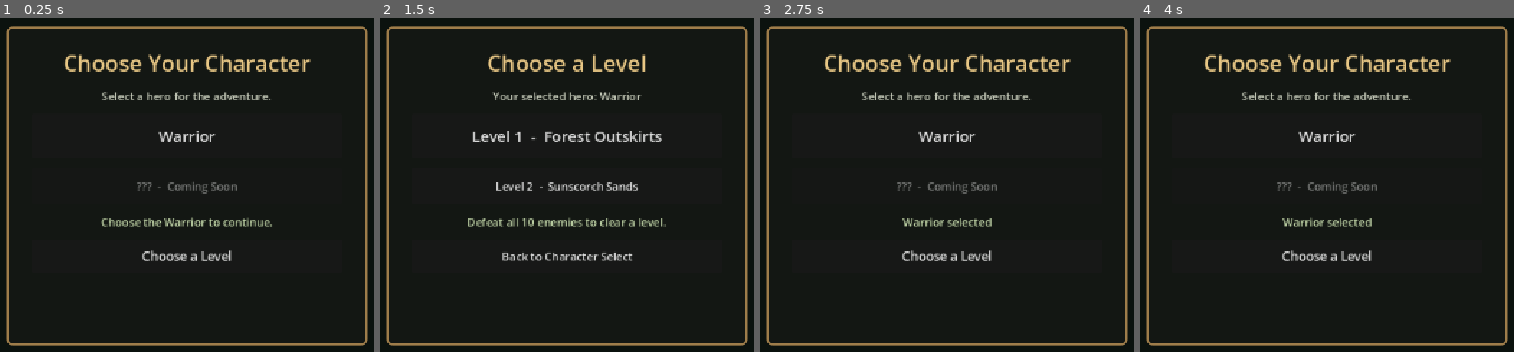
Above: before the commit, frames 1-4 (left to right).
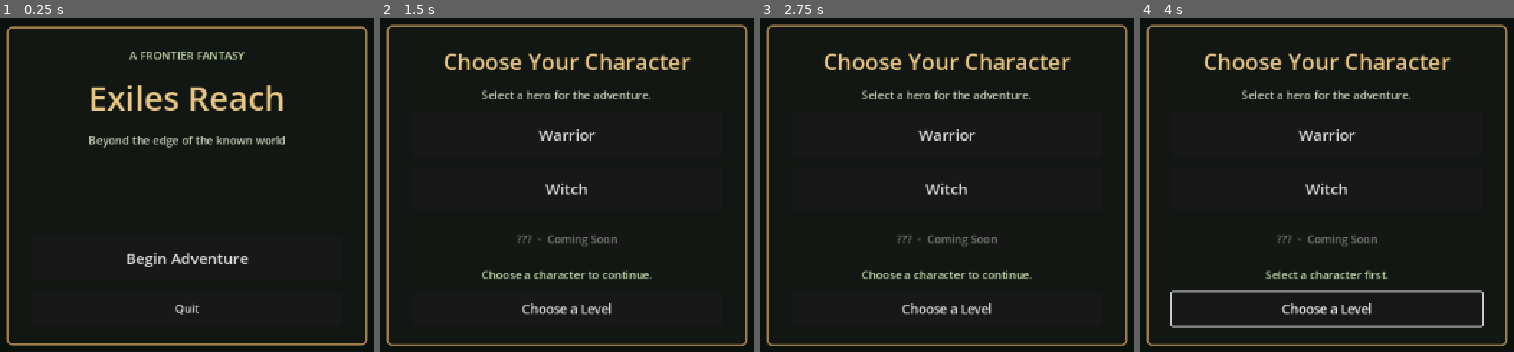
Above: after the commit, the same moments.

Repository: muyari/simple-game-godot
Game: Godot game, scene res://Menu.tscn
The game is run twice, just before and just after one commit, with the same random seed, the same clock (stepped at 60 frames per second) and the same inputs.
Inputs (mouse positions are in pixels of both pictures, inside the frame that each line leads up to):
- Up to frame 1 (0.25 s): no input
- Up to frame 2 (1.5 s): click (567, 134) at 0.5 s, where only the run before the commit has a clickable "Warrior"; click (567, 255) at 1.25 s, where only the run before the commit has a clickable "Choose a Level"
- Up to frame 3 (2.75 s): click (947, 255) at 2 s, where only the run before the commit has a clickable "Back to Character Select"
- Up to frame 4 (4 s): tap Enter (ui_accept) at 2.75, 3.77, 3.8 s; hold Right (ui_right) 2.78-3.53 s; hold Enter (ui_accept) 2.78-3.53 s; hold Down (ui_down) from 3.53 s (still down); tap C at 3.6 s

The runs differ from the first frame. In frame 1, 6.9% of the frame differs, in the area x 17-84%, y 10-89%; in frame 2, 9.3%, in the area x 1-99%, y 1-99%; in frame 3, 7.1%; in frame 4, 8.6%.

Commit message:
Save work before checkout

Diff:
--- a/simple-game-godot/Fireball.gd
+++ b/simple-game-godot/Fireball.gd
@@ -6,6 +6,7 @@
 const MAX_RANGE = 600.0
 
 var direction := Vector2.DOWN
+var is_ice := false
 var distance_travelled := 0.0
 var animation_time := 0.0
 
@@ -54,14 +55,23 @@
 
 func _draw() -> void:
 	var pulse := sin(animation_time * 24.0) * 1.5
-	draw_circle(Vector2.ZERO, 10.0 + pulse, Color("#bc321c"))
-	draw_circle(Vector2(1.0, 0.0), 7.0 + pulse * 0.5, Color("#f47722"))
-	draw_circle(Vector2(3.0, 0.0), 4.0, Color("#ffe58a"))
+	var outer_color := Color("#bc321c")
+	var middle_color := Color("#f47722")
+	var core_color := Color("#ffe58a")
+	var trail_color := Color("#ee5422", 0.72)
+	if is_ice:
+		outer_color = Color("#2686bd")
+		middle_color = Color("#64d5ed")
+		core_color = Color("#e6fcff")
+		trail_color = Color("#85e8ff", 0.72)
+	draw_circle(Vector2.ZERO, 10.0 + pulse, outer_color)
+	draw_circle(Vector2(1.0, 0.0), 7.0 + pulse * 0.5, middle_color)
+	draw_circle(Vector2(3.0, 0.0), 4.0, core_color)
 	draw_colored_polygon(
 		PackedVector2Array([
 			Vector2(-6.0, -4.0),
 			Vector2(-19.0, 0.0),
 			Vector2(-6.0, 4.0)
 		]),
-		Color("#ee5422", 0.72)
+		trail_color
 	)
--- a/simple-game-godot/Menu.gd
+++ b/simple-game-godot/Menu.gd
@@ -1,36 +1,60 @@
 extends Control
 
+@onready var title_screen: VBoxContainer = $CenterContainer/MenuPanel/TitleScreen
 @onready var character_screen: VBoxContainer = $CenterContainer/MenuPanel/CharacterScreen
 @onready var level_screen: VBoxContainer = $CenterContainer/MenuPanel/LevelScreen
 @onready var character_status: Label = $CenterContainer/MenuPanel/CharacterScreen/CharacterStatus
+@onready var level_subtitle: Label = $CenterContainer/MenuPanel/LevelScreen/Subtitle
 @onready var level_status: Label = $CenterContainer/MenuPanel/LevelScreen/LevelStatus
 
-var warrior_selected := false
+var selected_character := ""
 
 
 func _ready() -> void:
+	$CenterContainer/MenuPanel/TitleScreen/StartButton.pressed.connect(_on_start_pressed)
+	$CenterContainer/MenuPanel/TitleScreen/QuitButton.pressed.connect(_on_quit_pressed)
+
 	if get_tree().has_meta("return_to_level_select"):
 		get_tree().remove_meta("return_to_level_select")
-		warrior_selected = true
-		character_screen.hide()
-		level_screen.show()
+		selected_character = str(get_tree().get_meta("selected_character", "Warrior"))
+		level_subtitle.text = "Your selected hero: %s" % selected_character
+		_show_screen(level_screen)
 	else:
-		character_screen.show()
-		level_screen.hide()
+		_show_screen(title_screen)
+
+
+func _on_start_pressed() -> void:
+	_show_screen(character_screen)
+
+
+func _show_screen(screen_to_show: Control) -> void:
+	title_screen.hide()
+	character_screen.hide()
+	level_screen.hide()
+	screen_to_show.show()
+
+
+func _on_quit_pressed() -> void:
+	get_tree().quit()
 
 
 func _on_warrior_selected() -> void:
-	warrior_selected = true
+	selected_character = "Warrior"
 	character_status.text = "Warrior selected"
 
 
+func _on_witch_selected() -> void:
+	selected_character = "Witch"
+	character_status.text = "Witch selected"
+
+
 func _on_character_continue() -> void:
-	if not warrior_selected:
+	if selected_character.is_empty():
 		character_status.text = "Select a character first."
 		return
 
-	character_screen.hide()
-	level_screen.show()
+	level_subtitle.text = "Your selected hero: %s" % selected_character
+	_show_screen(level_screen)
 
 
 func _on_level_1_selected() -> void:
@@ -42,15 +66,15 @@
 
 
 func _load_level(scene_path: String, level_name: String) -> void:
-	if not warrior_selected:
+	if selected_character.is_empty():
 		level_status.text = "Select a character before entering a level."
 		return
 
+	get_tree().set_meta("selected_character", selected_character)
 	var error := get_tree().change_scene_to_file(scene_path)
 	if error != OK:
 		push_error("Could not load %s: %s" % [level_name, error_string(error)])
 
 
 func _on_back_to_characters() -> void:
-	level_screen.hide()
-	character_screen.show()
+	_show_screen(character_screen)
--- a/simple-game-godot/Menu.tscn
+++ b/simple-game-godot/Menu.tscn
@@ -49,7 +49,48 @@
 layout_mode = 2
 theme_override_styles/panel = SubResource("StyleBoxFlat_panel")
 
+[node name="TitleScreen" type="VBoxContainer" parent="CenterContainer/MenuPanel"]
+layout_mode = 2
+theme_override_constants/separation = 16
+
+[node name="Eyebrow" type="Label" parent="CenterContainer/MenuPanel/TitleScreen"]
+layout_mode = 2
+theme_override_colors/font_color = Color(0.76, 0.84, 0.66, 1)
+theme_override_font_sizes/font_size = 16
+text = "A FRONTIER FANTASY"
+horizontal_alignment = 1
+
+[node name="GameTitle" type="Label" parent="CenterContainer/MenuPanel/TitleScreen"]
+layout_mode = 2
+theme_override_colors/font_color = Color(0.91, 0.78, 0.52, 1)
+theme_override_font_sizes/font_size = 48
+text = "Exiles Reach"
+horizontal_alignment = 1
+
+[node name="Subtitle" type="Label" parent="CenterContainer/MenuPanel/TitleScreen"]
+layout_mode = 2
+theme_override_colors/font_color = Color(0.78, 0.8, 0.73, 1)
+text = "Beyond the edge of the known world"
+horizontal_alignment = 1
+
+[node name="Spacer" type="Control" parent="CenterContainer/MenuPanel/TitleScreen"]
+custom_minimum_size = Vector2(0, 28)
+layout_mode = 2
+size_flags_vertical = 3
+
+[node name="StartButton" type="Button" parent="CenterContainer/MenuPanel/TitleScreen"]
+custom_minimum_size = Vector2(0, 64)
+layout_mode = 2
+theme_override_font_sizes/font_size = 22
+text = "Begin Adventure"
+
+[node name="QuitButton" type="Button" parent="CenterContainer/MenuPanel/TitleScreen"]
+custom_minimum_size = Vector2(0, 48)
+layout_mode = 2
+text = "Quit"
+
 [node name="CharacterScreen" type="VBoxContainer" parent="CenterContainer/MenuPanel"]
+visible = false
 layout_mode = 2
 theme_override_constants/separation = 14
 
@@ -72,6 +113,12 @@
 theme_override_font_sizes/font_size = 22
 text = "Warrior"
 
+[node name="WitchButton" type="Button" parent="CenterContainer/MenuPanel/CharacterScreen"]
+custom_minimum_size = Vector2(0, 64)
+layout_mode = 2
+theme_override_font_sizes/font_size = 22
+text = "Witch"
+
 [node name="LockedCharacter" type="Button" parent="CenterContainer/MenuPanel/CharacterScreen"]
 custom_minimum_size = Vector2(0, 52)
 layout_mode = 2
@@ -81,7 +128,7 @@
 [node name="CharacterStatus" type="Label" parent="CenterContainer/MenuPanel/CharacterScreen"]
 layout_mode = 2
 theme_override_colors/font_color = Color(0.76, 0.84, 0.66, 1)
-text = "Choose the Warrior to continue."
+text = "Choose a character to continue."
 horizontal_alignment = 1
 
 [node name="CharacterContinue" type="Button" parent="CenterContainer/MenuPanel/CharacterScreen"]
@@ -131,6 +178,7 @@
 text = "Back to Character Select"
 
 [connection signal="pressed" from="CenterContainer/MenuPanel/CharacterScreen/WarriorButton" to="." method="_on_warrior_selected"]
+[connection signal="pressed" from="CenterContainer/MenuPanel/CharacterScreen/WitchButton" to="." method="_on_witch_selected"]
 [connection signal="pressed" from="CenterContainer/MenuPanel/CharacterScreen/CharacterContinue" to="." method="_on_character_continue"]
 [connection signal="pressed" from="CenterContainer/MenuPanel/LevelScreen/Level1Button" to="." method="_on_level_1_selected"]
 [connection signal="pressed" from="CenterContainer/MenuPanel/LevelScreen/Level2Button" to="." method="_on_level_2_selected"]
--- a/simple-game-godot/Player.gd
+++ b/simple-game-godot/Player.gd
@@ -24,6 +24,7 @@
 const SWORD_HIT_TIME = 0.1
 const MAX_MANA = 100
 const FIREBALL_MANA_COST = 25
+const ICEBALL_MANA_COST = 0
 const MAX_POTIONS = 3
 const POTION_REFILL_TIME = 10.0
 const POTION_EFFECT_TIME = 3.0
@@ -48,6 +49,7 @@
 var mana_heal_accumulator := 0.0
 var potion_ui_timer := 0.0
 var facing := Vector2.DOWN
+var selected_character := "Warrior"
 var animation_time := 0.0
 var attack_time_remaining := 0.0
 var attack_hit_applied := false
@@ -55,9 +57,13 @@
 
 @onready var sprite: Sprite2D = $Sprite2D
 @onready var sword: Node2D = $Sword
+@onready var wand: Node2D = $Wand
 
 
 func _ready() -> void:
+	selected_character = str(get_tree().get_meta("selected_character", "Warrior"))
+	sword.hide()
+	wand.hide()
 	inventory = GameState.get_inventory()
 	equipment = GameState.get_equipment()
 	if get_tree().has_meta("portal_spawn_position"):
@@ -90,12 +96,16 @@
 		velocity = velocity.move_toward(Vector2.ZERO, DECELERATION * delta)
 		animation_time = 0.0
 
-	if Input.is_action_just_pressed("ui_accept") and attack_time_remaining <= 0.0:
-		attack_time_remaining = ATTACK_DURATION
-		attack_hit_applied = false
+	if Input.is_action_just_pressed("ui_accept"):
+		if selected_character == "Witch":
+			_cast_iceball()
+		elif attack_time_remaining <= 0.0:
+			attack_time_remaining = ATTACK_DURATION
+			attack_hit_applied = false
 
 	_update_sprite(direction != Vector2.ZERO)
 	_update_sword(delta)
+	_update_wand()
 	move_and_slide()
 
 
@@ -136,15 +146,34 @@
 
 
 func _cast_fireball() -> void:
-	if mana < FIREBALL_MANA_COST:
-		return
-
-	mana -= FIREBALL_MANA_COST
-	mana_changed.emit(mana, MAX_MANA)
+	_cast_projectile(false, FIREBALL_MANA_COST)
+
+
+func _cast_iceball() -> void:
+	_cast_projectile(true, ICEBALL_MANA_COST)
+
+
+func _cast_projectile(is_ice: bool, mana_cost: int) -> void:
+	if mana < mana_cost:
+		return
+
+	if mana_cost > 0:
+		mana -= mana_cost
+		mana_changed.emit(mana, MAX_MANA)
 	var fireball: Fireball = FIREBALL_SCENE.instantiate()
 	fireball.direction = facing
+	fireball.is_ice = is_ice
 	get_tree().current_scene.add_child(fireball)
 	fireball.global_position = global_position + facing * 20.0
+
+
+func _update_wand() -> void:
+	if selected_character != "Witch":
+		return
+
+	wand.visible = Input.is_action_pressed("ui_accept")
+	wand.position = facing * 8.0 + Vector2(6.0, 0.0)
+	wand.rotation = facing.angle()
 
 
 func try_add_item(item: ItemData) -> bool:
--- a/simple-game-godot/player.tscn
+++ b/simple-game-godot/player.tscn
@@ -46,3 +46,21 @@
 [node name="Pommel" type="Polygon2D" parent="Sword"]
 polygon = PackedVector2Array(-2, -3, 2, -3, 3, 0, 2, 3, -2, 3, -3, 0)
 color = Color(0.77, 0.55, 0.22, 1)
+
+[node name="Wand" type="Node2D" parent="."]
+visible = false
+z_index = 1
+
+[node name="Shaft" type="Polygon2D" parent="Wand"]
+polygon = PackedVector2Array(-2, -2, 19, -2, 23, 0, 19, 2, -2, 2)
+color = Color(0.34, 0.18, 0.11, 1)
+
+[node name="Crystal" type="Polygon2D" parent="Wand"]
+position = Vector2(24, 0)
+polygon = PackedVector2Array(0, -7, 5, 0, 0, 7, -5, 0)
+color = Color(0.54, 0.84, 0.95, 1)
+
+[node name="CrystalCore" type="Polygon2D" parent="Wand"]
+position = Vector2(24, 0)
+polygon = PackedVector2Array(0, -3, 2, 0, 0, 3, -2, 0)
+color = Color(0.88, 0.97, 1, 1)
--- a/simple-game-godot/project.godot
+++ b/simple-game-godot/project.godot
@@ -10,7 +10,7 @@
 
 [application]
 
-config/name="simple-game-godot"
+config/name="Exiles Reach"
 config/features=PackedStringArray("4.7", "Forward Plus")
 config/icon="res://icon.svg"
 run/main_scene="res://Menu.tscn"
